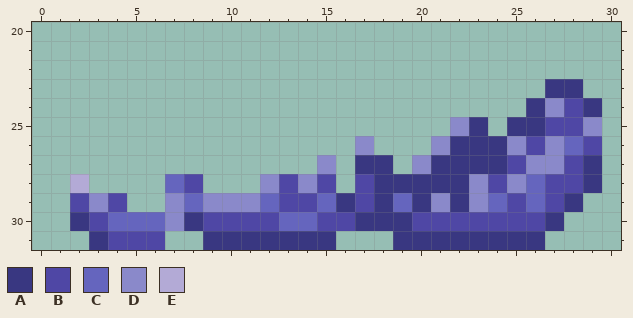
Pixel-art file, stored at Assets/Sprites/Objects/vase4.aseprite. This is how it looked before the edit.
32x32 pixels, 1 frame. Shown: x 0..30, y 20..31.
Palette (. is transparent): A #393781  B #4f47a5  C #6565be  D #8a89ca  E #b3aad6
Pixels before, first column x 2:
23 .........................AA.
24 ........................ADBA
25 ....................DA.AABBD
26 ...............D...DAAADBDCB
27 .............D.AA.DAAAABDDBA
28 E....CB...DBDB.BAAAAADBDCBBA
29 BDB..DCDDDCBBCABACADADCBCBA.
30 ABCCCDABBBBCCBBAAABBBBBBBA..
31 .ABBB..AAAAAAA...AAAAAAAA...
New version:
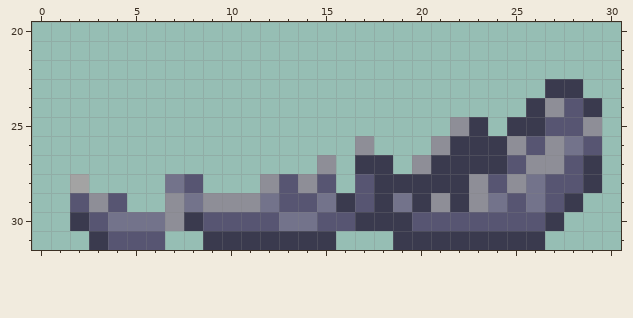
Diff:
colour A: #393781 -> #3a3a4e
colour B: #4f47a5 -> #575572
colour C: #6565be -> #73738b
colour D: #8a89ca -> #8e8e97
colour E: #b3aad6 -> #a3a3a3
Changed places in both pictures, as pixel boxes (x1, y1, x2, y2):
changed: (70, 79, 602, 250)
